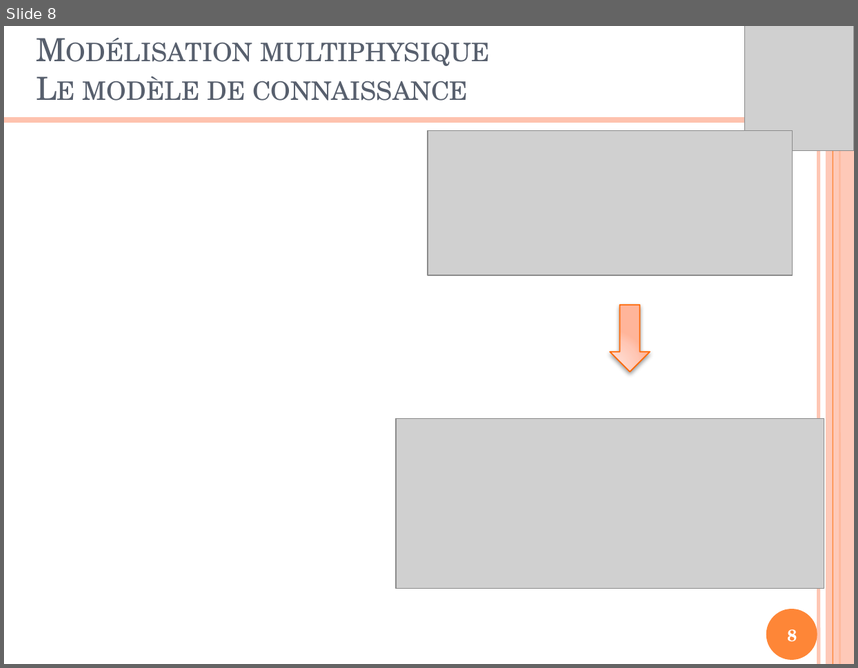
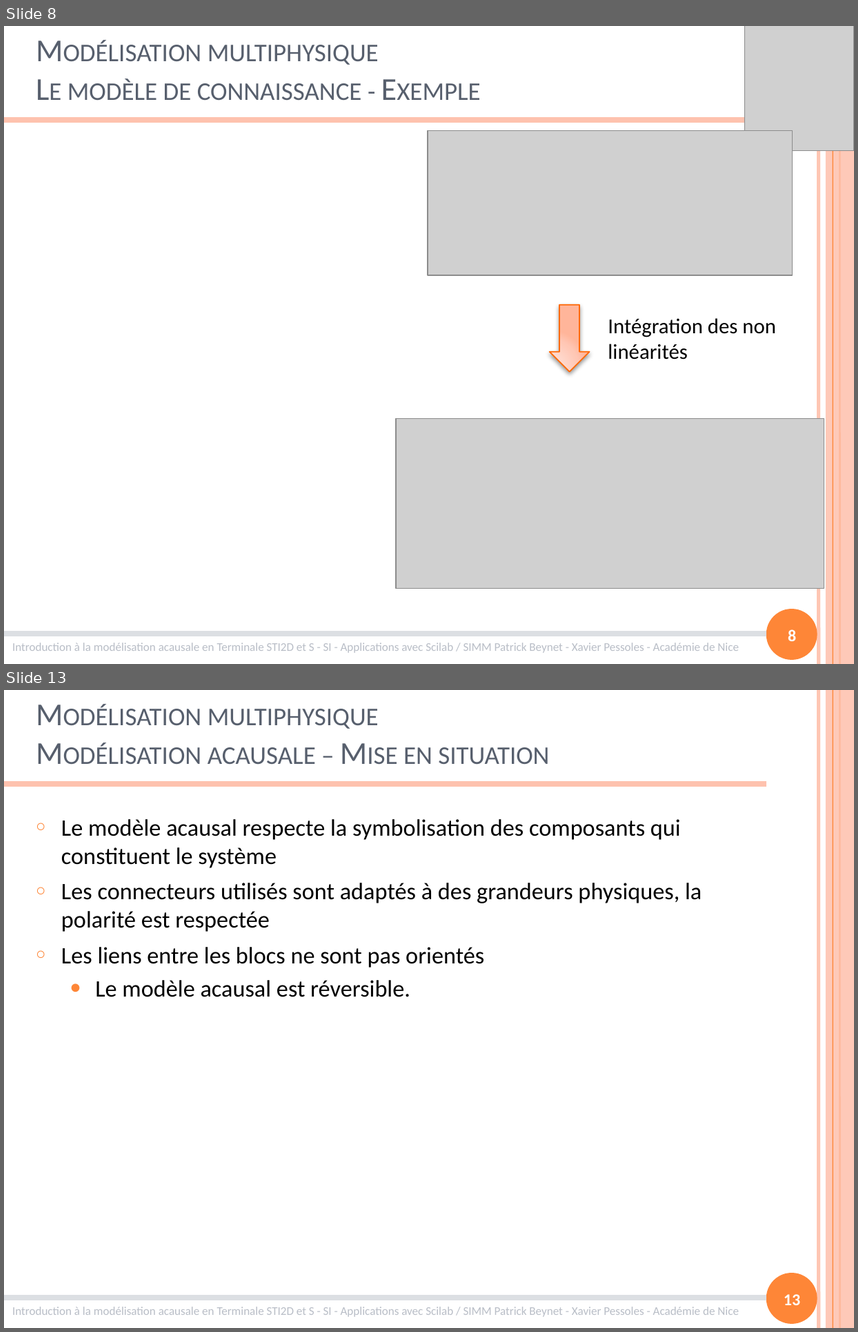
Before and after one commit to xpessoles/Formations, a slide deck: ModelisationMultiphysique/ModelisationMultiphysique.pptx. Shown one above the other, each under a label of ours: slide 8 before the commit, slides 8 and 13 after it; the slides between them are not shown. The pictures are 858x668 and 858x1332 pixels, drawn with LibreOffice and Linux fonts; fonts in the diff are those of the drawing; grey boxes stand for pictures. Boxes give left, top, right and bottom in pixels: in the first picture for what was removed or moved away, otherwise in the second. Text is boxed around its words. In the diff, an @@ line names an element or a change of style, - is before the commit and + after.

```diff
--- a/ModelisationMultiphysique/ModelisationMultiphysique.pptx
+++ b/ModelisationMultiphysique/ModelisationMultiphysique.pptx
@@ slide 13 added at <box>4,690,854,1328</box>, background #FFFFFF; not listed: 8 template elements that a slide beside it also shows @@
@@ title added at <box>208,709,549,765</box>, 27 pt, text #575F6D, small capitals @@
+Modélisation multiphysique
+Modélisation acausale – Mise en situation
@@ text added at <box>61,819,702,997</box>, 20 pt, text #000000 @@
+○ Le modèle acausal respecte la symbolisation des composants qui constituent le système
+○ Les connecteurs utilisés sont adaptés à des grandeurs physiques, la polarité est respectée
+○ Les liens entre les blocs ne sont pas orientés
+  ● Le modèle acausal est réversible.
@@ page number added at <box>784,1294,800,1305</box>, 14 pt, text #FFFFFF, bold @@
+13
@@ slide 8 changed as well @@
@@ title at <box>67,45,379,100</box>: text changed; font TeX Gyre Schola to Calibri @@
-Modélisation multiphysique
-Le modèle de connaissance
+Modélisation multiphysique
+Le modèle de connaissance - Exemple
@@ down arrow: place and size @@
-down arrow at <box>610,305,650,372</box>
+down arrow at <box>550,305,590,372</box>
@@ text added at <box>608,318,776,359</box>, 18 pt, text #000000 @@
+Intégration des non linéarités
@@ page number at <box>788,629,796,641</box>: font TeX Gyre Schola to Calibri @@
@@ line added from (4, 633) to (766, 633), #DCDFE3 4.5 pt @@
@@ text added at <box>12,642,739,653</box>, 10 pt, text #B9BEC7 @@
+Introduction à la modélisation acausale en Terminale STI2D et S - SI - Applications avec Scilab / SIMM Patrick Beynet - Xavier Pessoles - Académie de Nice
```
Also in this commit, not shown: 21 other slides changed, 12 other slides added, 7 slides removed.
